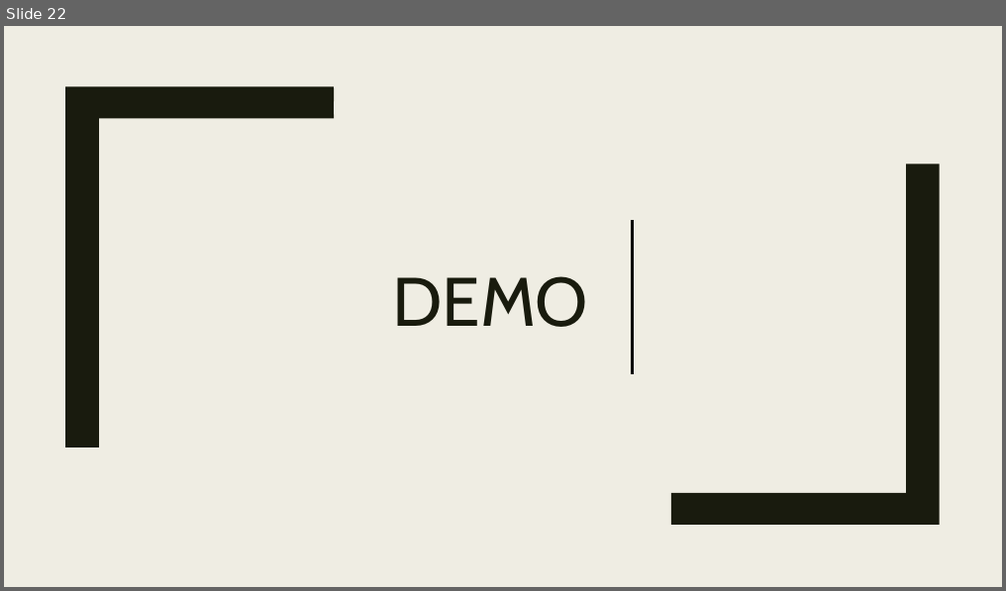
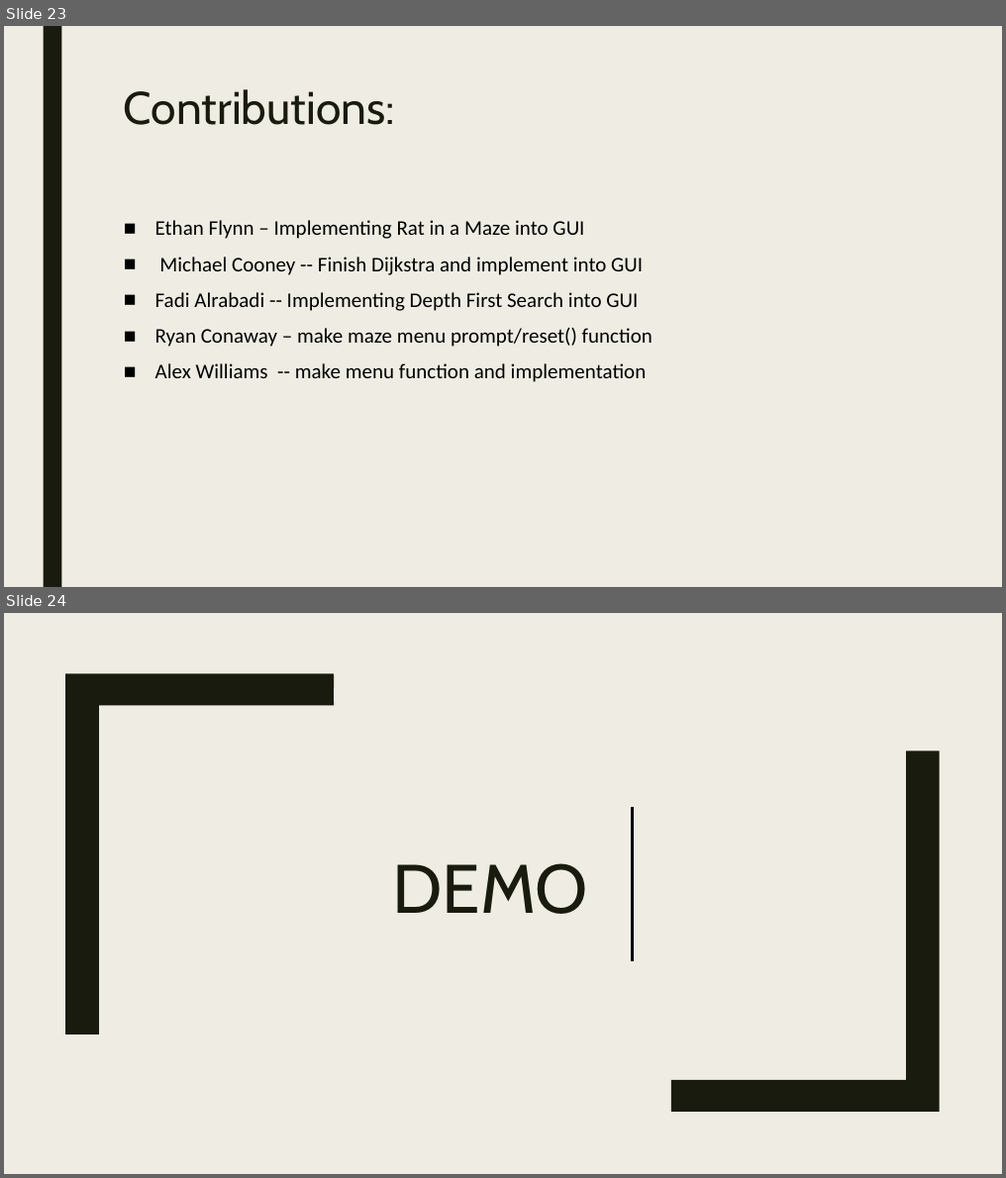
Before and after one commit to OnlyOnTuesday/PathfindingVisualisation, a slide deck: Milestone 4.pptx. Shown one above the other, each under a label of ours: slide 22 before the commit, slides 23 and 24 after it. The pictures are 1006x591 and 1006x1178 pixels, drawn with LibreOffice and Linux fonts; fonts in the diff are those of the drawing. Boxes give left, top, right and bottom in pixels: in the first picture for what was removed or moved away, otherwise in the second. Text is boxed around its words. In the diff, an @@ line names an element or a change of style, - is before the commit and + after.

```diff
--- a/Milestone 4.pptx
+++ b/Milestone 4.pptx
@@ slide 23 added at (4,26,1002,587), background #EFEDE3; not listed: 1 template element that a slide beside it also shows @@
@@ title added at (124,89,395,125), 44 pt, text #191B0E @@
+Contributions:
@@ text added at (155,220,652,382), 20 pt, text #000000 @@
+■ Ethan Flynn – Implementing Rat in a Maze into GUI
+■ Michael Cooney -- Finish Dijkstra and implement into GUI
+■ Fadi Alrabadi -- Implementing Depth First Search into GUI
+■ Ryan Conaway – make maze menu prompt/reset() function
+■ Alex Williams -- make menu function and implementation
@@ what was slide 22 is now slide 24 @@
```
Also in this commit, not shown: 1 slide changed, 1 other slide added.
